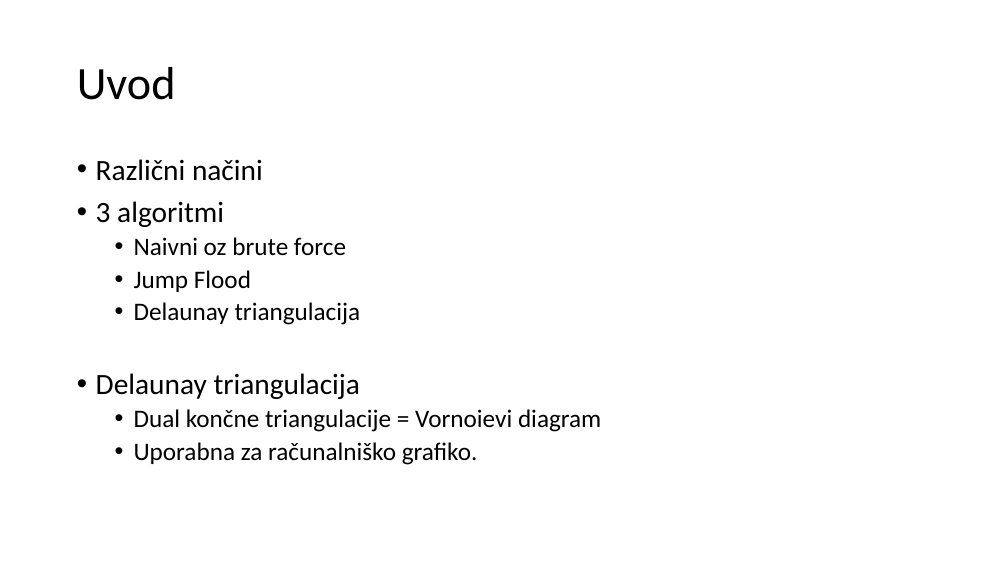
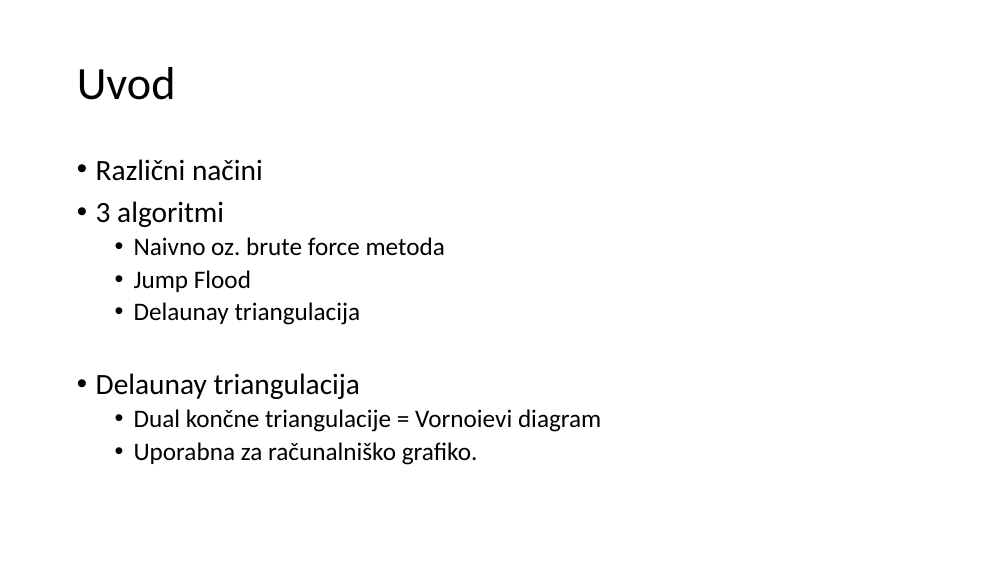
Before and after one commit to 15minutOdmora/voronoi_diagram, a slide deck: slide 2 of predstavitev/Vornoievi_diagrami.pptx. Drawn at 1008x567 pixels with LibreOffice and Linux fonts; fonts in the diff are those of the drawing. Boxes give left, top, right and bottom in pixels: in the first picture for what was removed or moved away, otherwise in the second. Text is boxed around its words. In the diff, an @@ line names an element or a change of style, - is before the commit and + after.

```diff
--- a/predstavitev/Vornoievi_diagrami.pptx
+++ b/predstavitev/Vornoievi_diagrami.pptx
@@ text at (x1=134, y1=237, x2=445, y2=256): text changed @@
-  • Naivni oz brute force
+  • Naivno oz. brute force metoda
```
Also in this commit, not shown: 5 other slides changed.
